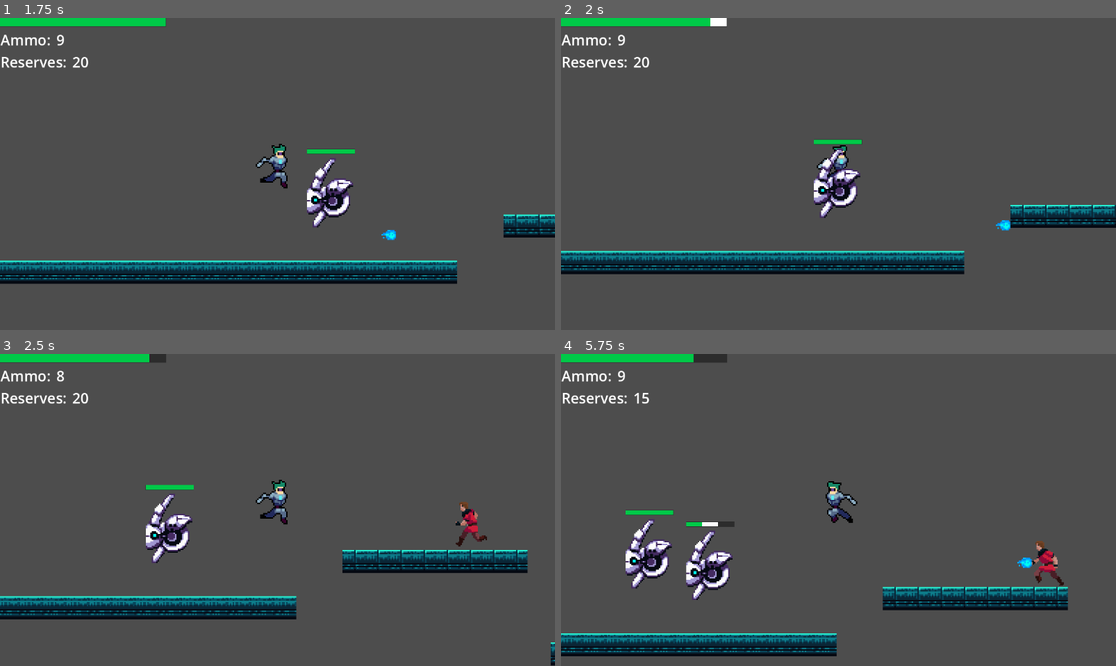
Above: before the commit, frames 1-4 (two rows, left to right).
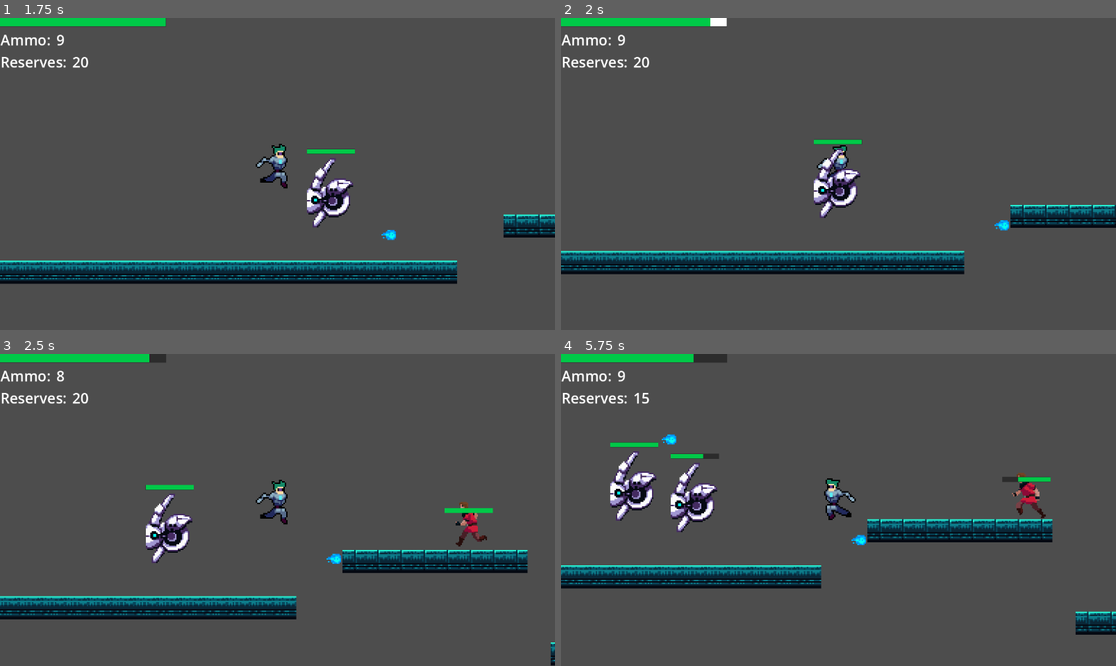
Above: after the commit, the same moments.

Repository: pranavReddy120/CyberCityV3
Game: Godot game, scene res://Scenes/main_menu.tscn
The game is run twice, just before and just after one commit, with the same random seed, the same clock (stepped at 60 frames per second) and the same inputs.
Inputs:
- Up to frame 1 (1.75 s): click "Play" at 0.5 s; hold Right (right) from 1.28 s (still down); tap Space (shoot) at 1.35 s; tap Up (jump) at 1.52 s
- Up to frame 2 (2 s): keep holding Right (right)
- Up to frame 3 (2.5 s): keep holding Right (right); tap Space (shoot) at 2.1 s; tap Up (jump) at 2.27 s
- Up to frame 4 (5.75 s): release Right (right) at 2.78 s; hold Left (left) 2.78-3.53 s; tap Space (shoot) every 0.75 s from 2.85 to 5.1 s; hold Right (right) 3.53-5.03 s; tap Up (jump) at 3.77, 4.52, 5.27 s; tap R (reload) at 4.9 s; hold Left (left) from 5.03 s (still down)

Frame 1 is identical in both runs. In frame 2, less than 0.1% of the frame differs, in the area x 78-81%, y 64-69%; in frame 3, 0.2%; in frame 4, 18%, in the area x 0-100%, y 25-97%.

Commit message:
enemy healthabr

Diff:
--- a/Scenes/bullet.tscn
+++ b/Scenes/bullet.tscn
@@ -19,6 +19,7 @@
 }]
 
 [sub_resource type="CircleShape2D" id="CircleShape2D_2vc3y"]
+radius = 15.9741
 
 [sub_resource type="CircleShape2D" id="CircleShape2D_lrpyj"]
 radius = 5.0
@@ -31,7 +32,7 @@
 sprite_frames = SubResource("SpriteFrames_opnmh")
 
 [node name="CollisionShape2D" type="CollisionShape2D" parent="."]
-position = Vector2(2, -1)
+position = Vector2(1, -1)
 scale = Vector2(0.313007, 0.311431)
 shape = SubResource("CircleShape2D_2vc3y")
 
--- a/Scenes/melee.tscn
+++ b/Scenes/melee.tscn
@@ -1,8 +1,9 @@
-[gd_scene load_steps=19 format=3 uid="uid://c6jcclm5xhde4"]
+[gd_scene load_steps=21 format=3 uid="uid://c6jcclm5xhde4"]
 
 [ext_resource type="Script" path="res://Scripts/melee.gd" id="1_innh3"]
 [ext_resource type="Texture2D" uid="uid://d3w3hywcxkg1e" path="res://Assets/Attack1.png" id="2_vfc30"]
 [ext_resource type="Texture2D" uid="uid://vlkaarr5dvjf" path="res://Assets/Run.png" id="3_gafri"]
+[ext_resource type="PackedScene" uid="uid://bq0by4ds62bcy" path="res://Scenes/healthbar.tscn" id="4_qchan"]
 
 [sub_resource type="AtlasTexture" id="AtlasTexture_h08ic"]
 atlas = ExtResource("2_vfc30")
@@ -94,6 +95,10 @@
 "speed": 5.0
 }]
 
+[sub_resource type="CapsuleShape2D" id="CapsuleShape2D_eyb3y"]
+radius = 13.0
+height = 42.0
+
 [sub_resource type="CapsuleShape2D" id="CapsuleShape2D_2s254"]
 radius = 9.0
 height = 38.0
@@ -114,6 +119,12 @@
 animation = &"attack"
 autoplay = "run"
 frame_progress = 0.896687
+
+[node name="BulletDetector" type="Area2D" parent="."]
+position = Vector2(0, -19)
+
+[node name="CollisionShape2D" type="CollisionShape2D" parent="BulletDetector"]
+shape = SubResource("CapsuleShape2D_eyb3y")
 
 [node name="Hitbox" type="CollisionShape2D" parent="."]
 position = Vector2(0, -19)
@@ -140,6 +151,15 @@
 position = Vector2(25, -18)
 shape = SubResource("CircleShape2D_n7whl")
 
+[node name="HealthBar" parent="." instance=ExtResource("4_qchan")]
+offset_left = -16.0
+offset_top = -29.0
+offset_right = 284.0
+offset_bottom = -9.0
+scale = Vector2(0.110513, 0.15965)
+
+[connection signal="area_entered" from="BulletDetector" to="." method="_on_bullet_detector_area_entered"]
+[connection signal="body_entered" from="BulletDetector" to="." method="_on_bullet_detector_body_entered"]
 [connection signal="area_entered" from="Attack" to="." method="_on_attack_area_entered"]
 [connection signal="body_entered" from="Attack" to="." method="_on_attack_body_entered"]
 [connection signal="body_exited" from="Attack" to="." method="_on_attack_body_exited"]
--- a/Scripts/melee.gd
+++ b/Scripts/melee.gd
@@ -5,12 +5,13 @@
 var gravity = ProjectSettings.get_setting("physics/2d/default_gravity")
 @onready var timer = $Timer
 var main_menu = preload("res://Scenes/main_menu.tscn")
-
-
+@onready var healthbar = $HealthBar
+var health = 3
 var facing_right = true
 
 func _ready():
 	$AnimatedSprite2D.play("run")
+	healthbar.init_health(health)
 
 func _physics_process(delta):
 
@@ -51,6 +52,9 @@
 		await get_tree().create_timer(0.2).timeout
 		$Swing.monitoring = false
 
+
+
+
 func _on_attack_body_exited(body):
 	speed = 60
 	if facing_right:
@@ -70,3 +74,15 @@
 				body.healthbar.health = body.health
 			else:
 				body.healthbar.health = body.health
+
+
+
+func _on_bullet_detector_body_entered(body):
+	if body.is_in_group("bullet"):
+		health -= 1
+		body.queue_free()
+		if health <= 0:
+			$AnimatedSprite2D.modulate = Color(1, 0, 0)  # RGB values for red
+			await get_tree().create_timer(0.2).timeout
+			queue_free() #removes enemy from scene
+		healthbar.health = health
